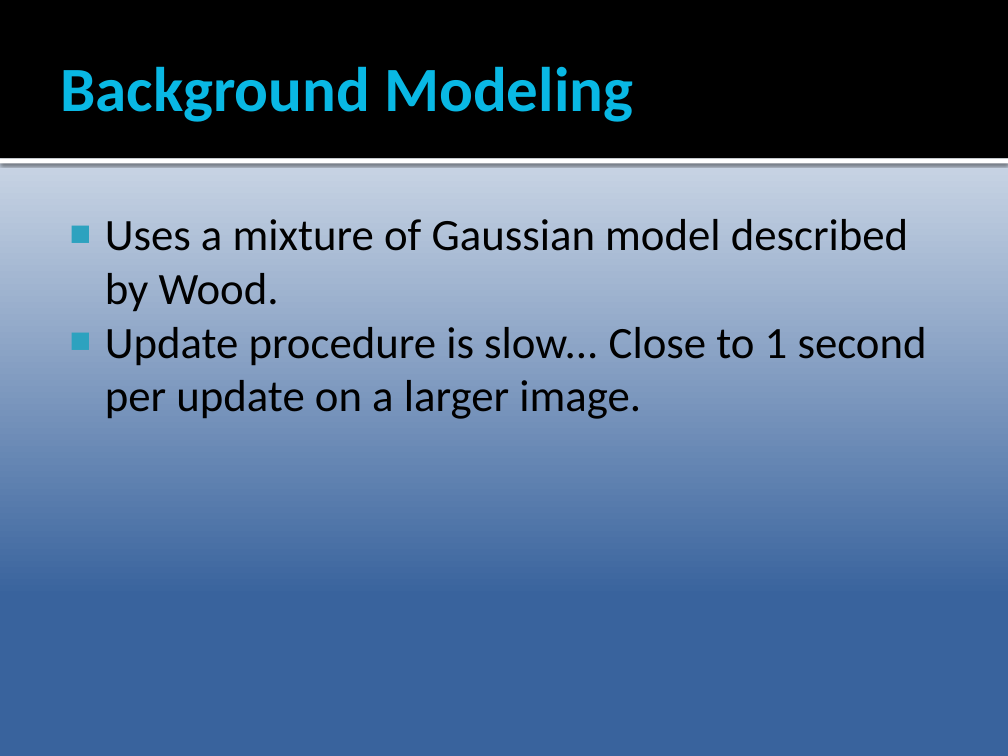
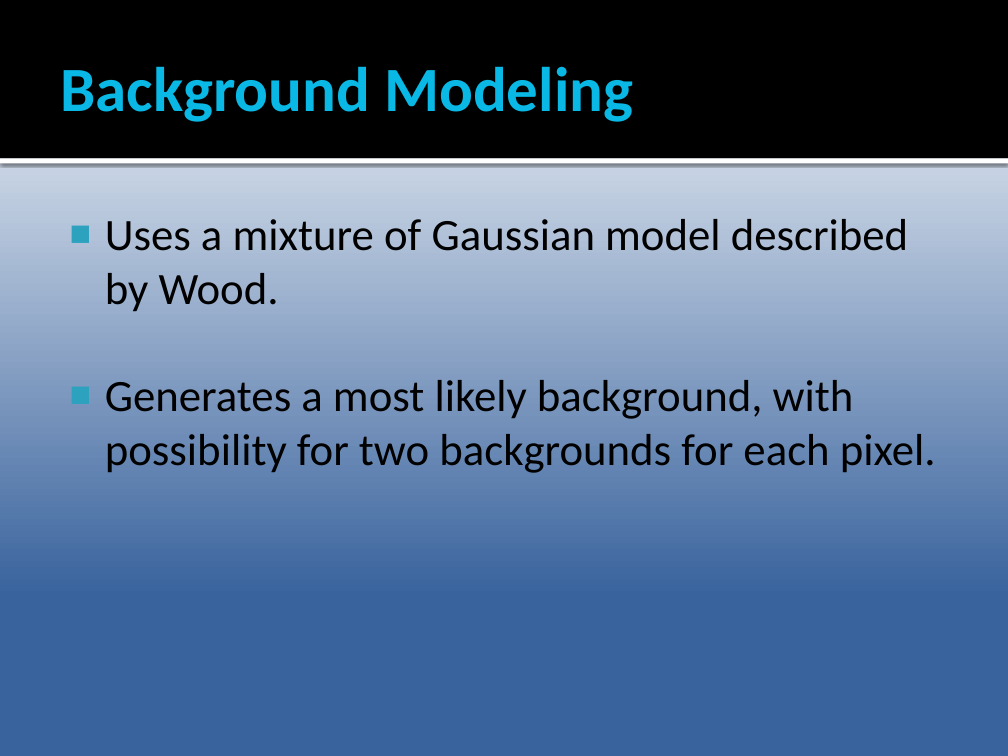
Before and after one commit to Epipolarna/Tracking, a slide deck: slide 5 of Documentation/TSBB15prez.pptx. Drawn at 1008x756 pixels with LibreOffice and Linux fonts; fonts in the diff are those of the drawing. Boxes give left, top, right and bottom in pixels: in the first picture for what was removed or moved away, otherwise in the second. Text is boxed around its words. In the diff, an @@ line names an element or a change of style, - is before the commit and + after.

```diff
--- a/Documentation/TSBB15prez.pptx
+++ b/Documentation/TSBB15prez.pptx
@@ text at [105,380,936,473]: text changed @@
-■ Update procedure is slow... Close to 1 second per update on a larger image.
+■ Generates a most likely background, with possibility for two backgrounds for each pixel.
```
Also in this commit, not shown: 2 other slides changed.
